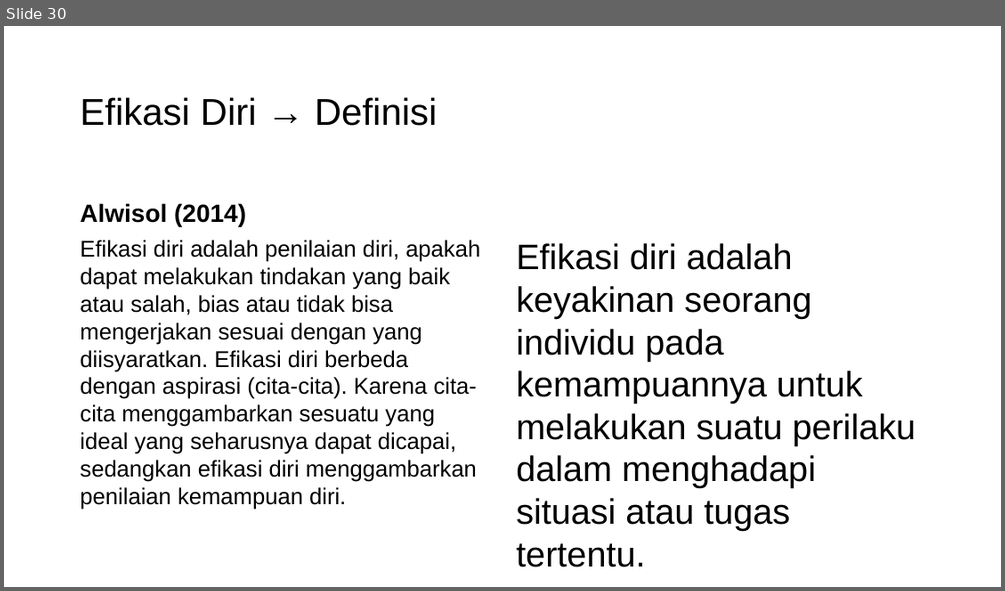
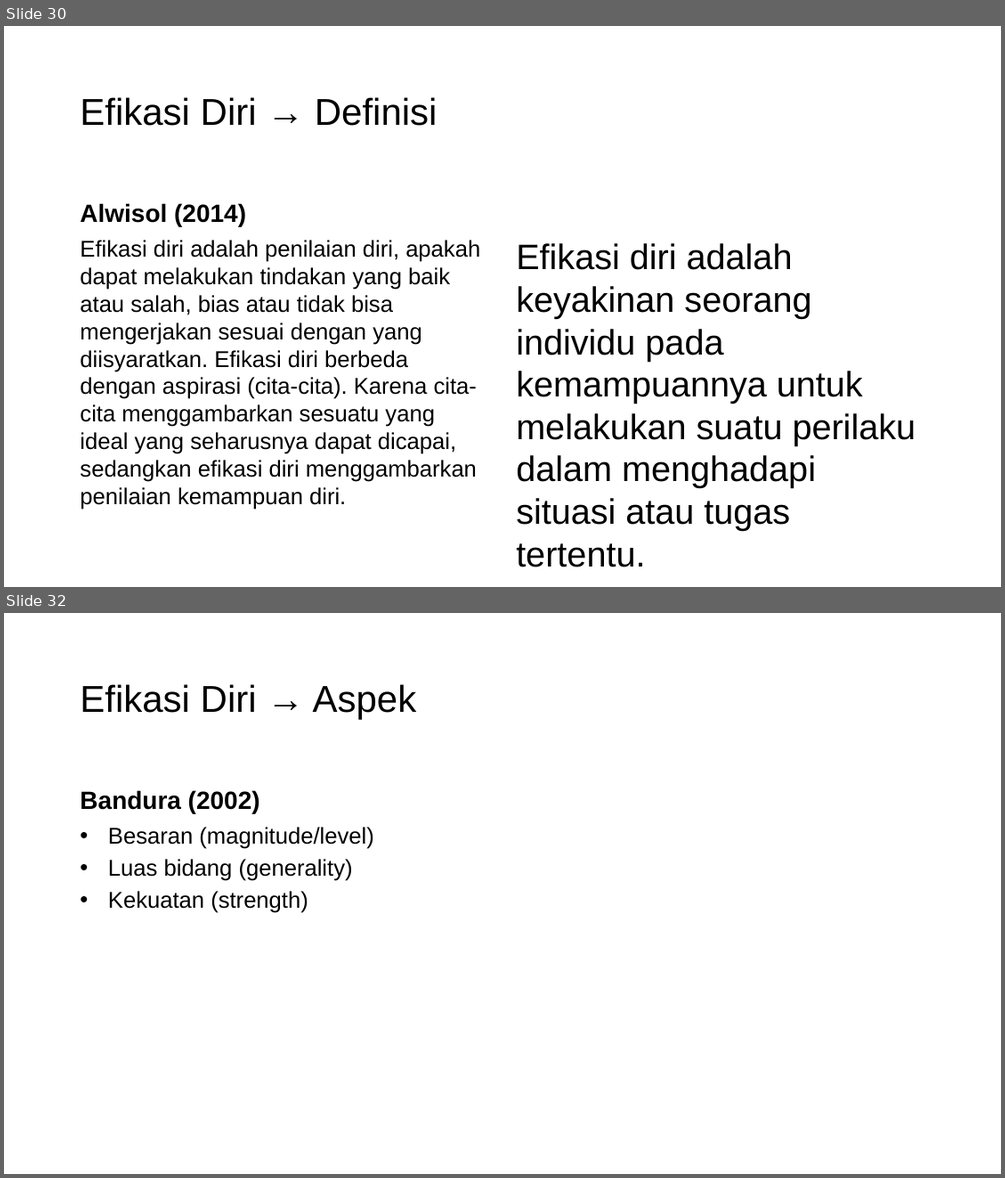
Before and after one commit to mzaini30/skripsi, a slide deck: seminar proposal.pptx. Shown one above the other, each under a label of ours: slide 30 before the commit, slides 30 and 32 after it; the slides between them are not shown. The pictures are 1005x591 and 1005x1178 pixels, drawn with LibreOffice and Linux fonts; fonts in the diff are those of the drawing; background and template pictures are left out. Boxes give left, top, right and bottom in pixels: in the first picture for what was removed or moved away, otherwise in the second. Text is boxed around its words. In the diff, an @@ line names an element or a change of style, - is before the commit and + after.

```diff
--- a/seminar proposal.pptx
+++ b/seminar proposal.pptx
@@ slide 32 added at (x1=4, y1=613, x2=1001, y2=1174), background picture (left out) @@
@@ title added at (x1=80, y1=684, x2=417, y2=719), 36 pt, text #000000 @@
+Efikasi Diri → Aspek
@@ text added at (x1=80, y1=790, x2=260, y2=813), 24 pt, text #000000, bold @@
+Bandura (2002)
@@ text added at (x1=108, y1=827, x2=373, y2=913), 22 pt, text #000000 @@
+• Besaran (magnitude/level)
+• Luas bidang (generality)
+• Kekuatan (strength)
```
Also in this commit, not shown: 17 slides changed, 5 other slides added.
